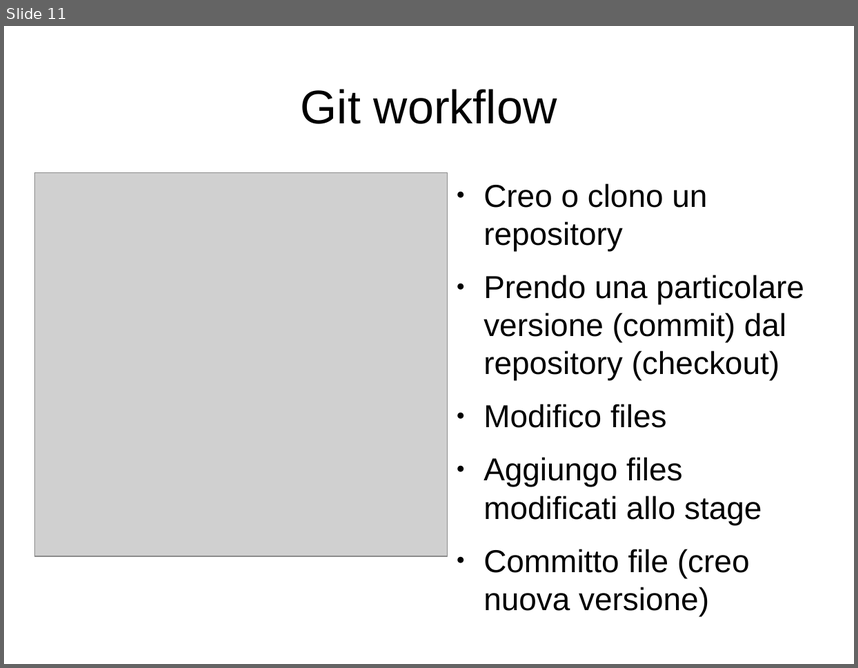
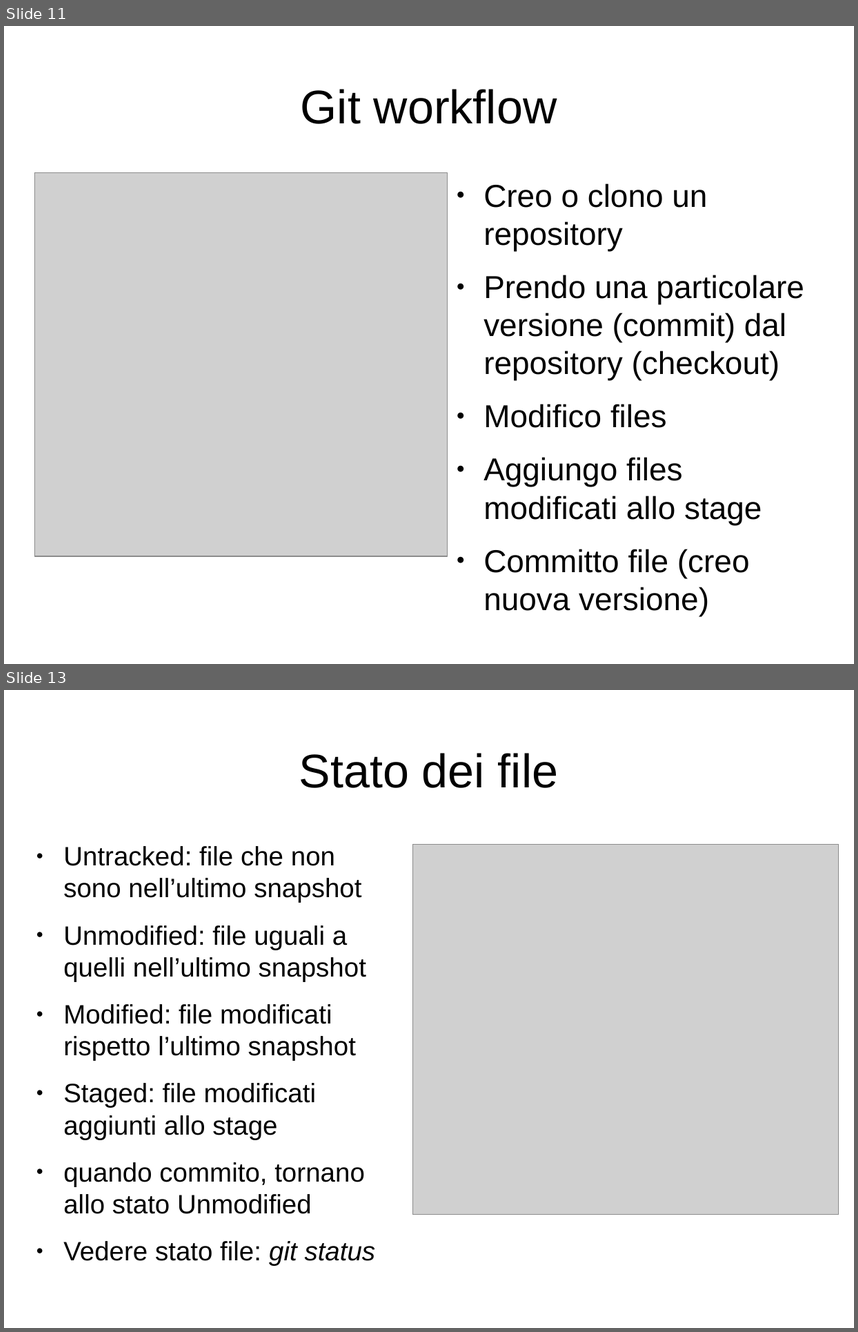
Before and after one commit to lucamariani/corso_diapositive, a slide deck: lez1.odp. Shown one above the other, each under a label of ours: slide 11 before the commit, slides 11 and 13 after it; the slides between them are not shown. The pictures are 858x668 and 858x1332 pixels, drawn with LibreOffice and Linux fonts; fonts in the diff are those of the drawing; grey boxes stand for pictures. Boxes give left, top, right and bottom in pixels: in the first picture for what was removed or moved away, otherwise in the second. Text is boxed around its words. In the diff, an @@ line names an element or a change of style, - is before the commit and + after.

```diff
--- a/lez1.odp
+++ b/lez1.odp
@@ slide 13 added at (4, 690, 854, 1328), background #FFFFFF @@
@@ title added at (299, 753, 558, 788), 44 pt, text #000000 @@
+Stato dei file
@@ text added at (63, 846, 376, 1265), 24.8 pt, text #000000 @@
+● Untracked: file che non sono nell’ultimo snapshot
+● Unmodified: file uguali a quelli nell’ultimo snapshot
+● Modified: file modificati rispetto l’ultimo snapshot
+● Staged: file modificati aggiunti allo stage
+● quando commito, tornano allo stato Unmodified
+● Vedere stato file: git status
@@ picture added at (413, 845, 839, 1214) @@
```
Also in this commit, not shown: 2 slides changed, 7 other slides added.
